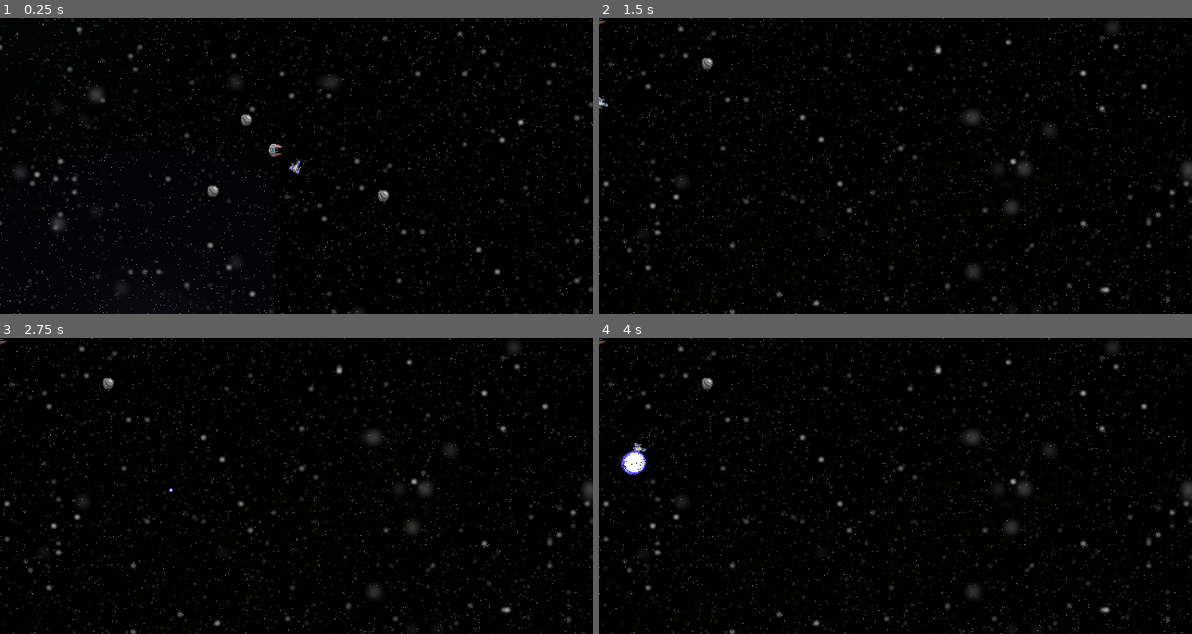
Above: before the commit, frames 1-4 (two rows, left to right).
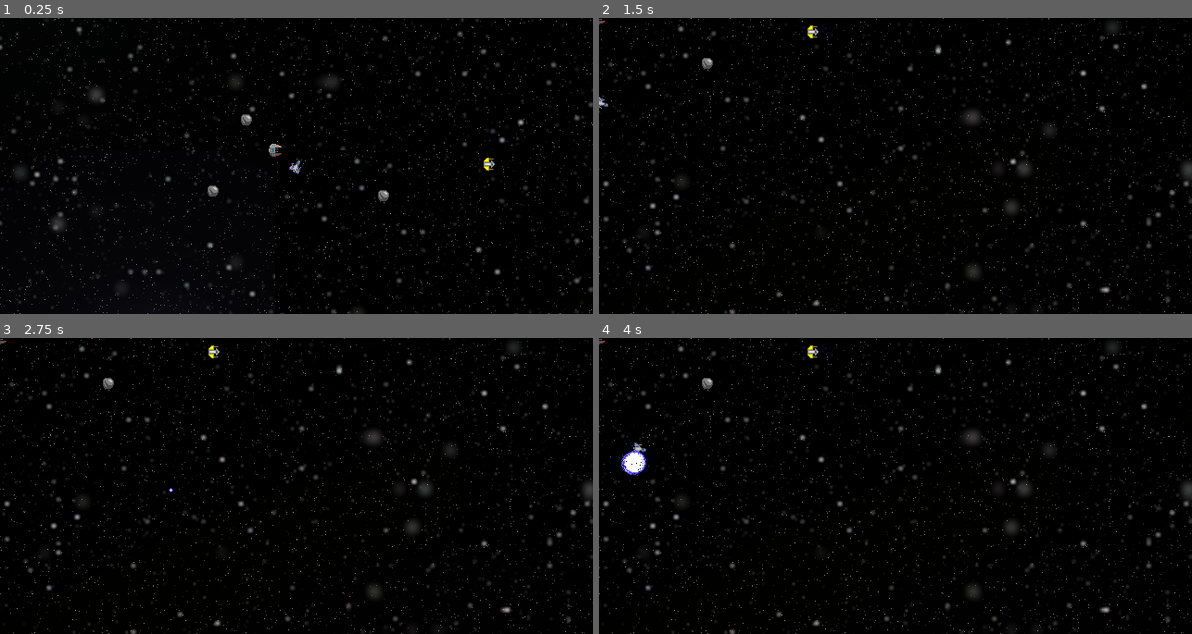
Above: after the commit, the same moments.

Repository: vYORKv/Sector-Flashpoint
Game: Godot game, scene res://Scenes/Game.tscn
Same seed, same stepped clock (60 frames per second), same inputs: the game is played once before the commit and once after it. Sound files missing from this copy of the repository are replaced by a short silence.
Inputs (mouse positions are in pixels of both pictures, inside the frame that each line leads up to):
- Up to frame 1 (0.25 s): no input
- Up to frame 2 (1.5 s): tap Enter (ui_accept) at 0.5 s; move the mouse to (1025, 151) at 0.52 s; hold D (strafe_right) 0.53-1.28 s; hold Enter (ui_accept) 0.53-1.28 s; move the mouse to (776, 180) at 1.27 s; hold S (reverse) from 1.28 s (still down); tap F (combat_speed) at 1.35 s
- Up to frame 3 (2.75 s): tap Enter (ui_accept) at 1.52, 1.55, 1.82, 2.3 s; move the mouse to (355, 420) at 2.02 s; release S (reverse) at 2.03 s; press the mouse at (355, 420) at 2.03 s; hold D (strafe_right) from 2.03 s (still down)
- Up to frame 4 (4 s): move the mouse to (865, 545) at 2.77 s; release D (strafe_right) at 2.78 s; release the mouse at (865, 545) at 2.78 s; hold W (forward) 2.78-3.53 s; tap Enter (ui_accept) at 2.85, 3.02, 3.32, 3.77, 3.8 s; move the mouse to (1073, 530) at 3.52 s; hold A (strafe_left) from 3.53 s (still down); hold F (combat_speed) from 3.53 s (still down)

The runs differ from the first frame. In frame 1, less than 0.1% of the frame differs, in the area x 81-84%, y 47-52%; in frame 2, less than 0.1%; in frame 3, less than 0.1%; in frame 4, less than 0.1%.
Error before the commit: Attempt to call function 'queue_free' in base 'null instance' on a null instance. (res://Scripts/Player.gd:120)
Error after the commit: Attempt to call function 'queue_free' in base 'null instance' on a null instance. (res://Scripts/Player.gd:124)

Commit message:
Created polygon arrays and blank ship scene
+Created blank ship scene. +Red, Green, Blue, and Yellow fighter polygon arrays set to variables. +Created design ship scene to set polygons for each sprite.

Diff:
--- /dev/null
+++ b/Scenes/Actors/DesignShip.tscn
@@ -0,0 +1,13 @@
+[gd_scene load_steps=3 format=2]
+
+[ext_resource path="res://Graphics/Ships/Yellow_Ships/yellow_fighter.png" type="Texture" id=1]
+[ext_resource path="res://Scripts/DesignShip.gd" type="Script" id=2]
+
+[node name="DesignShip" type="KinematicBody2D"]
+script = ExtResource( 2 )
+
+[node name="Sprite" type="Sprite" parent="."]
+texture = ExtResource( 1 )
+
+[node name="CollisionPolygon2D" type="CollisionPolygon2D" parent="."]
+polygon = PoolVector2Array( 6, 1, 6, -1, 3, -4, 3, -5, 5, -5, 5, -6, 0, -6, 0, -7, -3, -7, -6, -4, -6, 4, -3, 7, 0, 7, 0, 6, 5, 6, 5, 5, 3, 5, 3, 4 )
--- a/Scenes/Actors/Dummy.tscn
+++ b/Scenes/Actors/Dummy.tscn
@@ -1,18 +1,26 @@
-[gd_scene load_steps=8 format=2]
+[gd_scene load_steps=11 format=2]
 
 [ext_resource path="res://Scripts/Dummy.gd" type="Script" id=1]
 [ext_resource path="res://Graphics/Ships/Red_Ships/red_fighter.png" type="Texture" id=2]
 [ext_resource path="res://Graphics/Shields/red_shield_01.png" type="Texture" id=3]
 [ext_resource path="res://Graphics/Shields/red_shield_03.png" type="Texture" id=4]
 [ext_resource path="res://Graphics/Shields/red_shield_02.png" type="Texture" id=5]
+[ext_resource path="res://Graphics/Shields/green_shield_03.png" type="Texture" id=6]
+[ext_resource path="res://Graphics/Shields/green_shield_01.png" type="Texture" id=7]
+[ext_resource path="res://Graphics/Shields/green_shield_02.png" type="Texture" id=8]
 
 [sub_resource type="CircleShape2D" id=1]
 
 [sub_resource type="SpriteFrames" id=2]
 animations = [ {
+"frames": [ ExtResource( 7 ), ExtResource( 8 ), ExtResource( 6 ) ],
+"loop": true,
+"name": "green",
+"speed": 12.0
+}, {
 "frames": [ ExtResource( 3 ), ExtResource( 5 ), ExtResource( 4 ) ],
 "loop": true,
-"name": "default",
+"name": "red",
 "speed": 12.0
 } ]
 
@@ -23,7 +31,7 @@
 texture = ExtResource( 2 )
 
 [node name="CollisionPolygon2D" type="CollisionPolygon2D" parent="."]
-polygon = PoolVector2Array( 7.08706, -4.2319, 7.00831, 4.27257, 1.02369, 7.26488, -4.33098, 7.26488, -6.22086, 5.06002, -7.24455, 1.91022, -7.24455, -2.10578, -6.06337, -5.17684, -4.09474, -7.06672, 0.944939, -7.14546 )
+polygon = PoolVector2Array( -7, -2, -7, 2, -6, 5, -4, 7, 1, 7, 4, 6, 6, 5, 7, 4, 7, -4, 6, -5, 4, -6, 1, -7, -4, -7, -6, -5 )
 
 [node name="HurtBox" type="Area2D" parent="."]
 collision_layer = 2
@@ -43,6 +51,7 @@
 [node name="Shield" type="AnimatedSprite" parent="."]
 visible = false
 frames = SubResource( 2 )
+animation = "red"
 offset = Vector2( 8, 0 )
 
 [connection signal="animation_finished" from="Shield" to="." method="_on_Shield_animation_finished"]
--- a/Scenes/Actors/Player.tscn
+++ b/Scenes/Actors/Player.tscn
@@ -16,8 +16,13 @@
 [node name="Sprite" type="Sprite" parent="."]
 texture = ExtResource( 2 )
 
-[node name="CollisionPolygon2D" type="CollisionPolygon2D" parent="."]
-polygon = PoolVector2Array( 7.0625, -0.0625, 7.0625, 1.03125, 6, 2.0625, 1, 5.03125, -2.96875, 6.0625, -7.03125, 6.03125, -6.9375, -6, -3.03125, -6, 0.96875, -5, 6, -2, 7, -0.96875 )
+[node name="ShipPolygon" type="CollisionPolygon2D" parent="."]
+polygon = PoolVector2Array( -7, 6, -3, 6, 1, 5, 1, 2, 6, 2, 7, 1, 7, -1, 6, -2, 1, -2, 1, -5, -3, -6, -7, -6 )
+
+[node name="HurtBox" type="Area2D" parent="."]
+
+[node name="HurtPolygon" type="CollisionPolygon2D" parent="HurtBox"]
+polygon = PoolVector2Array( -7, 6, -3, 6, 1, 5, 1, 2, 6, 2, 7, 1, 7, -1, 6, -2, 1, -2, 1, -5, -3, -6, -7, -6 )
 
 [node name="Tween" type="Tween" parent="."]
 
--- /dev/null
+++ b/Scenes/Actors/Ship.tscn
@@ -0,0 +1,69 @@
+[gd_scene load_steps=16 format=2]
+
+[ext_resource path="res://Graphics/Shields/red_shield_03.png" type="Texture" id=1]
+[ext_resource path="res://Graphics/Shields/red_shield_02.png" type="Texture" id=2]
+[ext_resource path="res://Graphics/Shields/red_shield_01.png" type="Texture" id=3]
+[ext_resource path="res://Scripts/Ship.gd" type="Script" id=4]
+[ext_resource path="res://Graphics/Shields/green_shield_03.png" type="Texture" id=5]
+[ext_resource path="res://Graphics/Shields/blue_shield_03.png" type="Texture" id=6]
+[ext_resource path="res://Graphics/Shields/yellow_shield_02.png" type="Texture" id=7]
+[ext_resource path="res://Graphics/Shields/blue_shield_02.png" type="Texture" id=8]
+[ext_resource path="res://Graphics/Shields/yellow_shield_03.png" type="Texture" id=9]
+[ext_resource path="res://Graphics/Shields/green_shield_01.png" type="Texture" id=10]
+[ext_resource path="res://Graphics/Shields/blue_shield_01.png" type="Texture" id=11]
+[ext_resource path="res://Graphics/Shields/yellow_shield_01.png" type="Texture" id=12]
+[ext_resource path="res://Graphics/Shields/green_shield_02.png" type="Texture" id=13]
+
+[sub_resource type="CircleShape2D" id=1]
+
+[sub_resource type="SpriteFrames" id=2]
+animations = [ {
+"frames": [ ExtResource( 11 ), ExtResource( 8 ), ExtResource( 6 ) ],
+"loop": true,
+"name": "blue",
+"speed": 12.0
+}, {
+"frames": [ ExtResource( 10 ), ExtResource( 13 ), ExtResource( 5 ) ],
+"loop": true,
+"name": "green",
+"speed": 12.0
+}, {
+"frames": [ ExtResource( 3 ), ExtResource( 2 ), ExtResource( 1 ) ],
+"loop": true,
+"name": "red",
+"speed": 12.0
+}, {
+"frames": [ ExtResource( 12 ), ExtResource( 7 ), ExtResource( 9 ) ],
+"loop": true,
+"name": "yellow",
+"speed": 12.0
+} ]
+
+[node name="Ship" type="KinematicBody2D"]
+script = ExtResource( 4 )
+
+[node name="Sprite" type="Sprite" parent="."]
+
+[node name="ShipPolygon" type="CollisionPolygon2D" parent="."]
+
+[node name="Hurtbox" type="Area2D" parent="."]
+collision_layer = 2
+collision_mask = 2
+
+[node name="HurtPolygon" type="CollisionPolygon2D" parent="Hurtbox"]
+
+[node name="ShieldArea" type="Area2D" parent="."]
+collision_layer = 4
+collision_mask = 4
+
+[node name="CollisionShape2D" type="CollisionShape2D" parent="ShieldArea"]
+scale = Vector2( 1.25, 1.25 )
+shape = SubResource( 1 )
+
+[node name="Shield" type="AnimatedSprite" parent="."]
+visible = false
+frames = SubResource( 2 )
+animation = "yellow"
+offset = Vector2( 8, 0 )
+
+[connection signal="animation_finished" from="Shield" to="." method="_on_Shield_animation_finished"]
--- a/Scenes/Game.tscn
+++ b/Scenes/Game.tscn
@@ -41,3 +41,12 @@
 
 [node name="AsteroidSpawn3" type="Node2D" parent="GameLaunch"]
 position = Vector2( -31, -33 )
+
+[node name="ShipSpawn1" type="Node2D" parent="GameLaunch"]
+position = Vector2( 231, 15 )
+
+[node name="ShipSpawn2" type="Node2D" parent="GameLaunch"]
+position = Vector2( 79, -78 )
+
+[node name="ShipSpawn3" type="Node2D" parent="GameLaunch"]
+position = Vector2( 21, 119 )
--- /dev/null
+++ b/Scripts/DesignShip.gd
@@ -0,0 +1,7 @@
+extends KinematicBody2D
+
+onready var Polygon = get_node("CollisionPolygon2D")
+
+func _ready():
+	var poly = Polygon.get_polygon() # Will need to use polygon array to set shapes for each ship on spawn
+	print("Design  ", poly)
--- a/Scripts/Dummy.gd
+++ b/Scripts/Dummy.gd
@@ -6,22 +6,28 @@
 var shields_active = true
 var alliance = "red"
 
+var rf_poly = PoolVector2Array([Vector2(7.08706, -4.2319), Vector2(7.00831, 4.27257), Vector2(1.02369, 7.26488), Vector2(-4.33098, 7.26488), Vector2(-6.22086, 5.06002), Vector2(-7.24455, 1.91022), Vector2(-7.24455, -2.10578), Vector2(-6.06337, -5.17684), Vector2(-4.09474, -7.06672), Vector2(0.944939, -7.14546)]
+)
+var bf_poly = PoolVector2Array([Vector2(7.0625, -0.0625), Vector2(7.0625, 1.03125), Vector2(6, 2.0625), Vector2(1, 5.03125), Vector2(-2.96875, 6.0625), Vector2(-7.03125, 6.03125), Vector2(-6.9375, -6), Vector2(-3.03125, -6), Vector2(0.96875, -5), Vector2(6, -2), Vector2(7, -0.96875)]
+)
+
 const EXPLOSION = preload("res://Scenes/Objects/ShipExplosion.tscn")
 
 onready var ShieldArea = get_node("ShieldArea")
 onready var Shield = get_node("Shield")
-onready var polygon = get_node("CollisionPolygon2D")
+onready var Polygon = get_node("CollisionPolygon2D")
 
 func _ready():
-	var poly = polygon.get_polygon() # Will need to use polygon array to set shapes for each ship on spawn
-	print(poly)
+	var poly = Polygon.get_polygon() # Will need to use polygon array to set shapes for each ship on spawn
+	print("Dummy  ", poly)
+	Polygon.set_polygon(rf_poly)
 
 func hit(bullet):
 	if shields_active:
 		Shield.look_at(bullet)
 		Shield.set_frame(0)
 		Shield.set_visible(true)
-		Shield.play()
+		Shield.play(alliance)
 		shields -= 1
 		print(shields)
 	else:
--- a/Scripts/GameLaunch.gd
+++ b/Scripts/GameLaunch.gd
@@ -1,11 +1,13 @@
 extends Node
 
 const DUMMY = preload("res://Scenes/Actors/Dummy.tscn")
+const DESIGN_SHIP = preload("res://Scenes/Actors/DesignShip.tscn")
 const AST_SM = preload("res://Scenes/Objects/AsteroidSmall.tscn")
 
 onready var AS1 = get_node("AsteroidSpawn1")
 onready var AS2 = get_node("AsteroidSpawn2")
 onready var AS3 = get_node("AsteroidSpawn3")
+onready var SS1 = get_node("ShipSpawn1")
 
 func _ready():
 	var dummy = DUMMY.instance()
@@ -19,3 +21,6 @@
 	a1.position = AS1.global_position
 	a2.position = AS2.global_position
 	a3.position = AS3.global_position
+	var design_ship = DESIGN_SHIP.instance()
+	add_child(design_ship)
+	design_ship.position = SS1.global_position
--- a/Scripts/Player.gd
+++ b/Scripts/Player.gd
@@ -24,11 +24,15 @@
 onready var ShootSFX = get_node("ShootSFX")
 onready var ThrusterSFX = get_node("ThrusterSFX")
 onready var BumpSFX = get_node("BumpSFX")
+onready var ShipPolygon = get_node("ShipPolygon")
+onready var HurtPolygon = get_node("HurtBox/HurtPolygon")
 
 
 func _ready():
 	ShootTimer.set_wait_time(fire_rate)
 	ShootTimer.connect("timeout", self, "TimerTimeout")
+	var poly = ShipPolygon.get_polygon() # Will need to use polygon array to set shapes for each ship on spawn
+	print("Player  ", poly)
 
 func debug():
 	pass
--- /dev/null
+++ b/Scripts/Ship.gd
@@ -0,0 +1,71 @@
+extends KinematicBody2D
+
+var hitpoints = 1
+var shields = 3
+var shields_active = true
+var alliance = ""
+var type = ""
+
+var rfi_poly = PoolVector2Array([Vector2(-7, -2), Vector2(-7, 2), Vector2(-6, 5), Vector2(-4, 7), Vector2(1, 7), Vector2(4, 6), Vector2(6, 5), Vector2(7, 4), Vector2(7, -4), Vector2(6, -5), Vector2(4, -6), Vector2(1, -7), Vector2(-4, -7), Vector2(-6, -5)])
+var bfi_poly = PoolVector2Array([Vector2(-7, 6), Vector2(-3, 6), Vector2(1, 5), Vector2(1, 2), Vector2(6, 2), Vector2(7, 1), Vector2(7, -1), Vector2(6, -2), Vector2(1, -2), Vector2(1, -5), Vector2(-3, -6), Vector2(-7, -6)])
+var gfi_poly = PoolVector2Array([Vector2(6, 4), Vector2(6, -4), Vector2(2, -4), Vector2(2, -7), Vector2(-3, -7), Vector2(-6, -4), Vector2(-6, 4), Vector2(-3, 7), Vector2(2, 7), Vector2(2, 4)])
+var yfi_poly = PoolVector2Array([Vector2(6, 1), Vector2(6, -1), Vector2(3, -4), Vector2(3, -5), Vector2(5, -5), Vector2(5, -6), Vector2(0, -6), Vector2(0, -7), Vector2(-3, -7), Vector2(-6, -4), Vector2(-6, 4), Vector2(-3, 7), Vector2(0, 7), Vector2(0, 6), Vector2(5, 6), Vector2(5, 5), Vector2(3, 5), Vector2(3, 4)])
+var rfr_poly = []
+var bfr_poly = []
+var gfr_poly = []
+var yfr_poly = []
+var rbo_poly = []
+var bbo_poly = []
+var gbo_poly = []
+var ybo_poly = []
+
+const BlUE_FIGHTER = preload("res://Graphics/Ships/Blue_Ships/blue_fighter.png")
+const BlUE_FRIGATE = preload("res://Graphics/Ships/Blue_Ships/blue_frigate.png")
+const BlUE_BOMBER = preload("res://Graphics/Ships/Blue_Ships/blue_bomber.png")
+const RED_FIGHTER = preload("res://Graphics/Ships/Red_Ships/red_fighter.png")
+const RED_FRIGATE = preload("res://Graphics/Ships/Red_Ships/red_frigate.png")
+const RED_BOMBER = preload("res://Graphics/Ships/Red_Ships/red_bomber.png")
+const GREEN_FIGHTER = preload("res://Graphics/Ships/Green_Ships/green_fighter.png")
+const GREEN_FRIGATE = preload("res://Graphics/Ships/Green_Ships/green_frigate.png")
+const GREEN_BOMBER = preload("res://Graphics/Ships/Green_Ships/green_bomber.png")
+const YELLOW_FIGHTER = preload("res://Graphics/Ships/Yellow_Ships/yellow_fighter.png")
+const YELLOW_FRIGATE = preload("res://Graphics/Ships/Yellow_Ships/yellow_frigate.png")
+const YELLOW_BOMBER = preload("res://Graphics/Ships/Yellow_Ships/yellow_bomber.png")
+
+const BULLET = preload("res://Scenes/Objects/Bullet.tscn")
+const EXPLOSION = preload("res://Scenes/Objects/ShipExplosion.tscn")
+
+onready var ShipSprite = get_node("Sprite")
+onready var ShipPolygon = get_node("ShipPolygon")
+onready var HurtPolygon = get_node("Hurtbox/HurtPolygon")
+onready var ShieldArea = get_node("ShieldArea")
+onready var Shield = get_node("Shield")
+
+func _ready():
+	pass
+
+func hit(bullet):
+	if shields_active:
+		Shield.look_at(bullet)
+		Shield.set_frame(0)
+		Shield.set_visible(true)
+		Shield.play(alliance)
+		shields -= 1
+		print(shields)
+	else:
+		hitpoints -= 1
+		if hitpoints == 0:
+			destroy()
+	if shields == 0:
+		shields_active = false
+		ShieldArea.set_deferred("monitorable", false)
+
+func destroy():
+	var explosion = EXPLOSION.instance()
+	explosion.alliance = alliance
+	get_parent().add_child(explosion)
+	explosion.position = self.position
+	self.queue_free()
+
+func _on_Shield_animation_finished():
+	Shield.set_visible(false)
